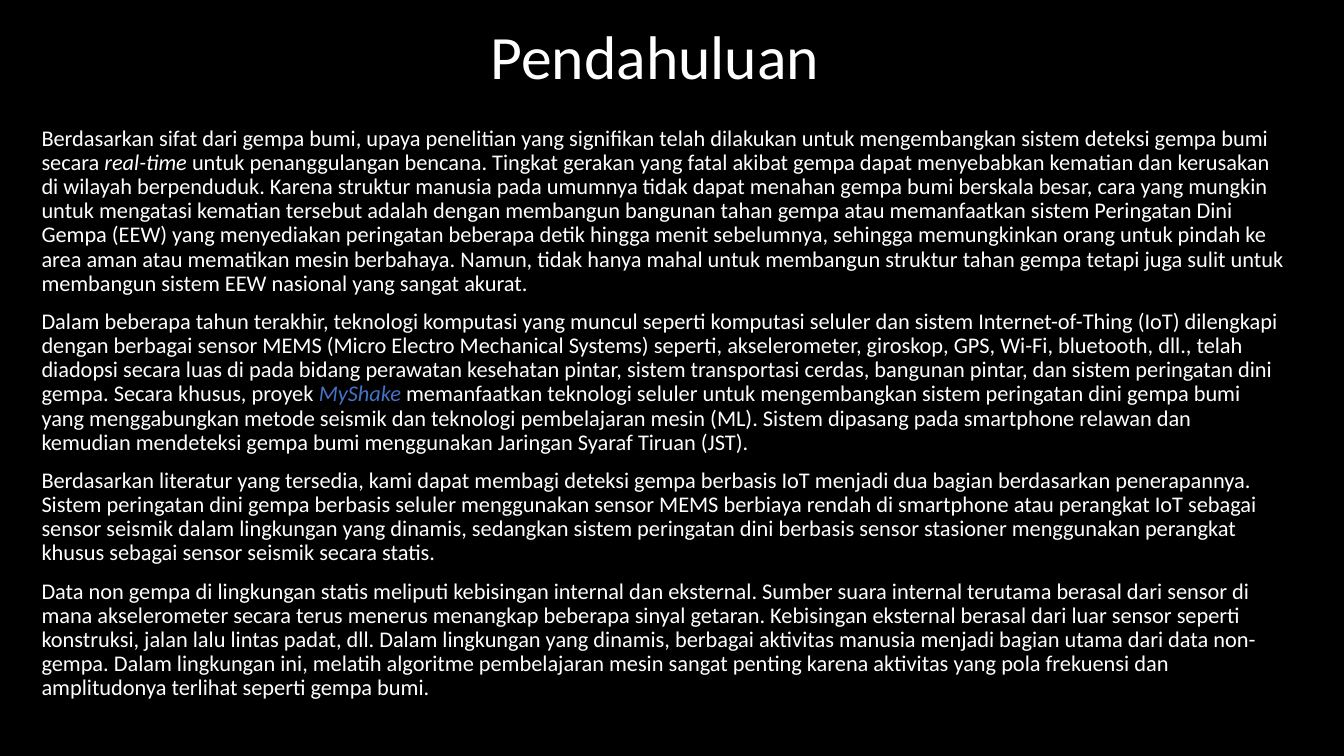
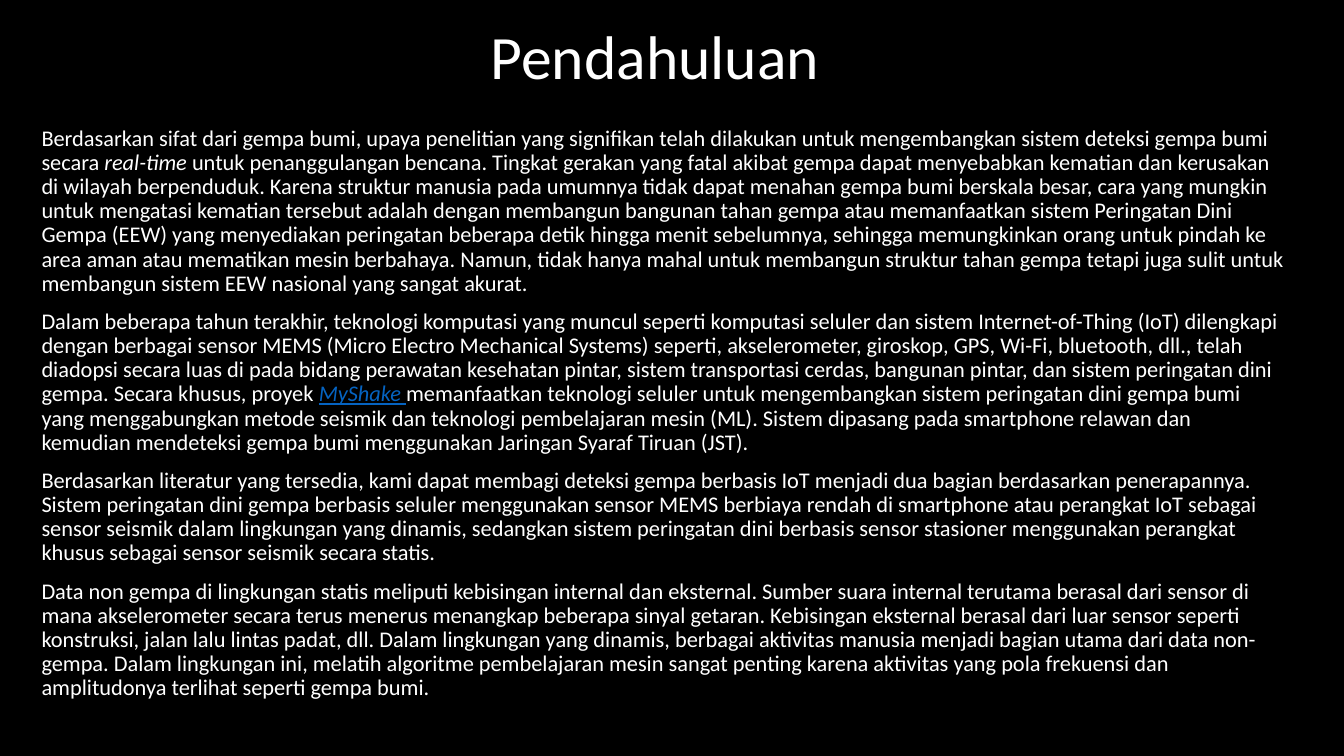
Before and after one commit to juvina03/SBP, a slide deck: slide 3 of PPT_Presentasi_SBP.pptx. Drawn at 1344x756 pixels with LibreOffice and Linux fonts; fonts in the diff are those of the drawing. Boxes give left, top, right and bottom in pixels: in the first picture for what was removed or moved away, otherwise in the second. Text is boxed around its words. In the diff, an @@ line names an element or a change of style, - is before the commit and + after.

```diff
--- a/PPT_Presentasi_SBP.pptx
+++ b/PPT_Presentasi_SBP.pptx
@@ text at (42, 313, 1278, 454): text colour #4472C4 to #0563C1, underline on in "MyShake" @@
```
Also in this commit, not shown: 3 other slides changed.
